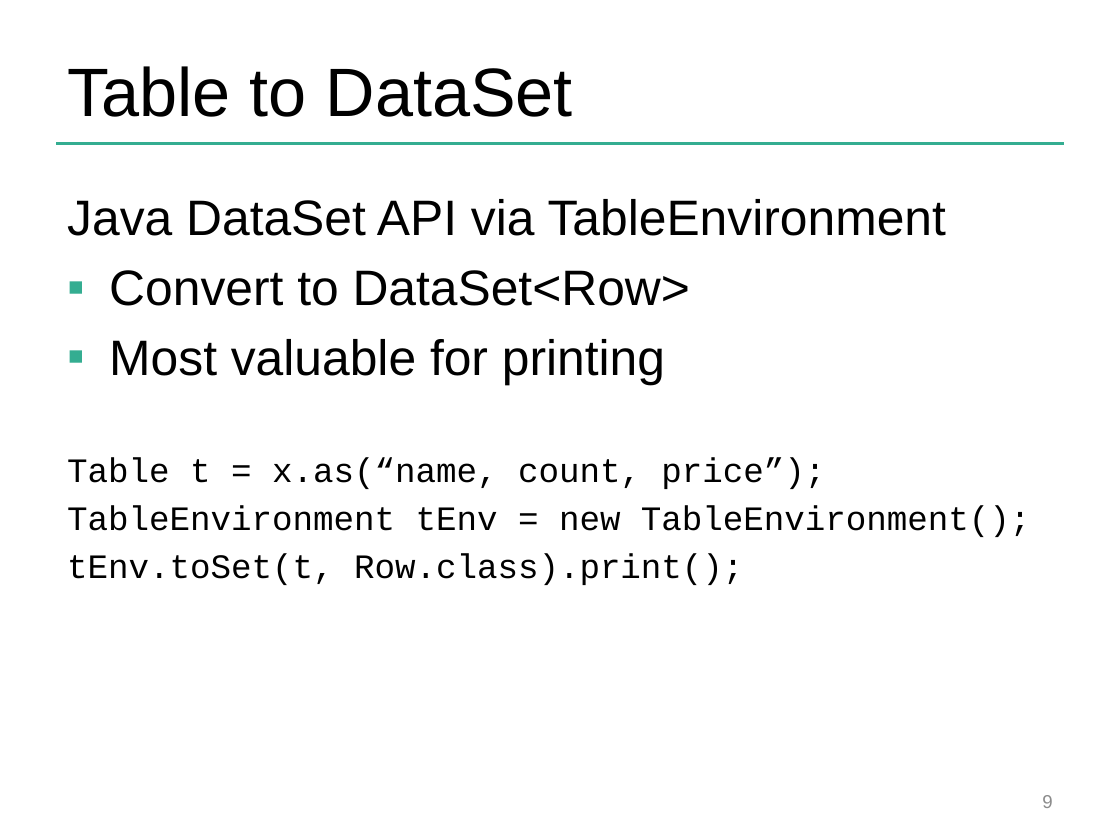
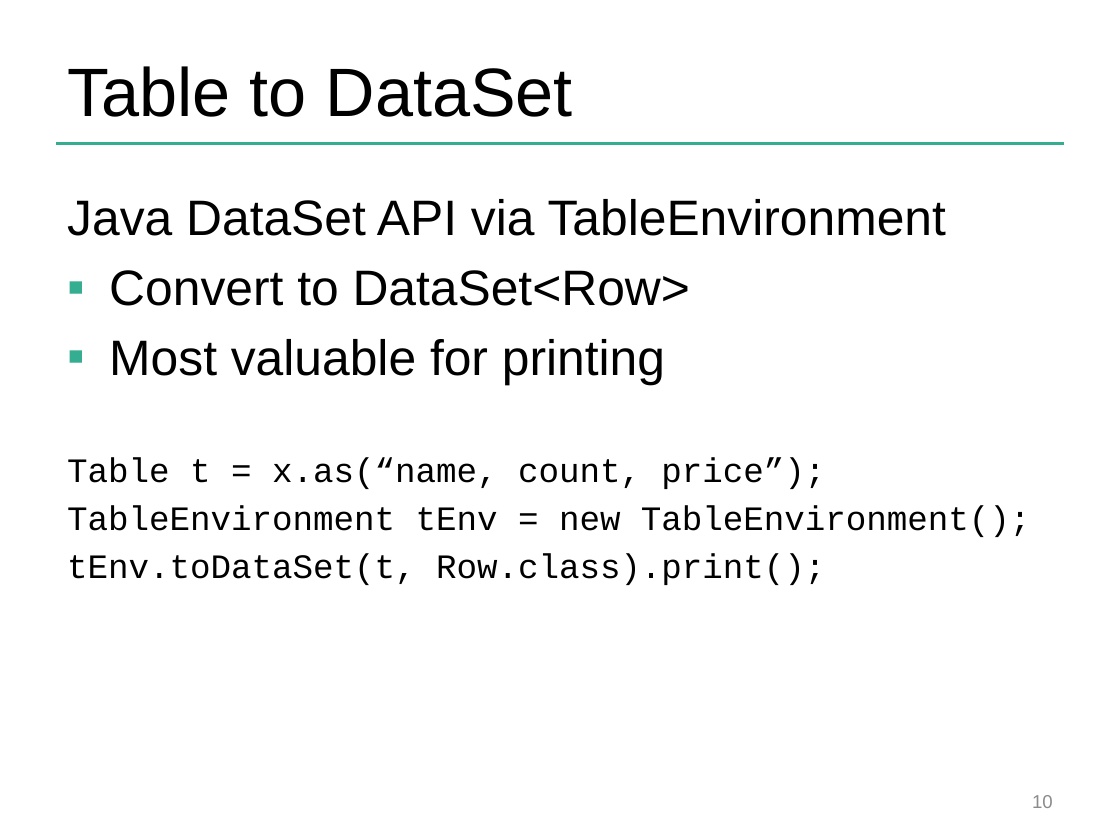
Before and after one commit to dataArtisans/flink-training-web, a slide deck: slide 10 of slides/flink_table.pptx (slide 9 before the commit). Drawn at 1120x840 pixels with LibreOffice and Linux fonts; fonts in the diff are those of the drawing; background and template pictures are left out. Boxes give left, top, right and bottom in pixels: in the first picture for what was removed or moved away, otherwise in the second. Text is boxed around its words. In the diff, an @@ line names an element or a change of style, - is before the commit and + after.

Commit message:
Added instructions to build Maven project prior to IDE import. Added dependency for Table API

```diff
--- a/slides/flink_table.pptx
+++ b/slides/flink_table.pptx
@@ text at [67, 553, 825, 585]: text changed @@
-tEnv.toSet(t, Row.class).print();
+tEnv.toDataSet(t, Row.class).print();
@@ page number at [1032, 795, 1053, 808]: text changed @@
-9
+10
```
Also in this commit, not shown: 2 other slides changed, 1 slide added, 2 other files.
